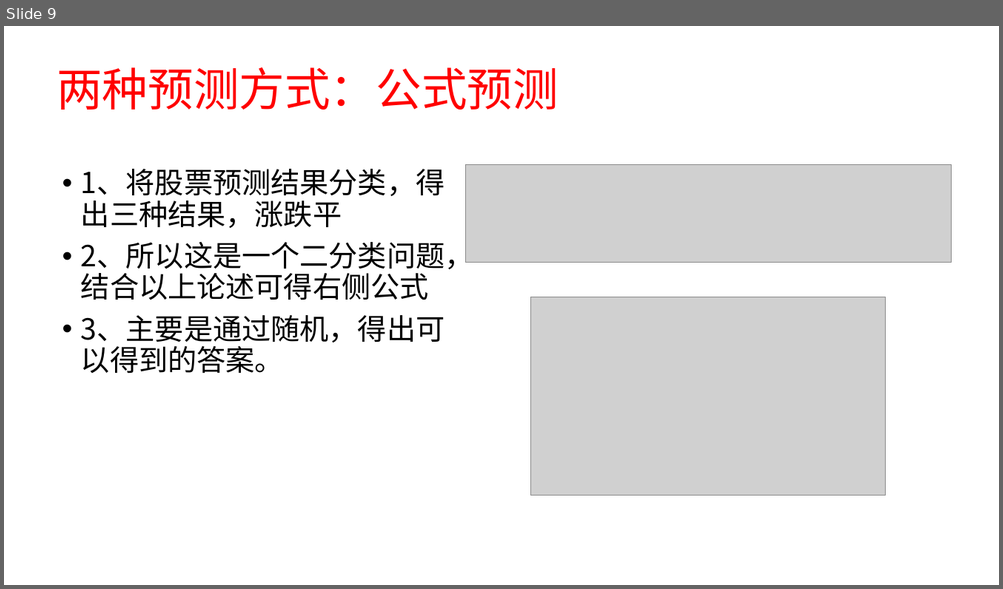
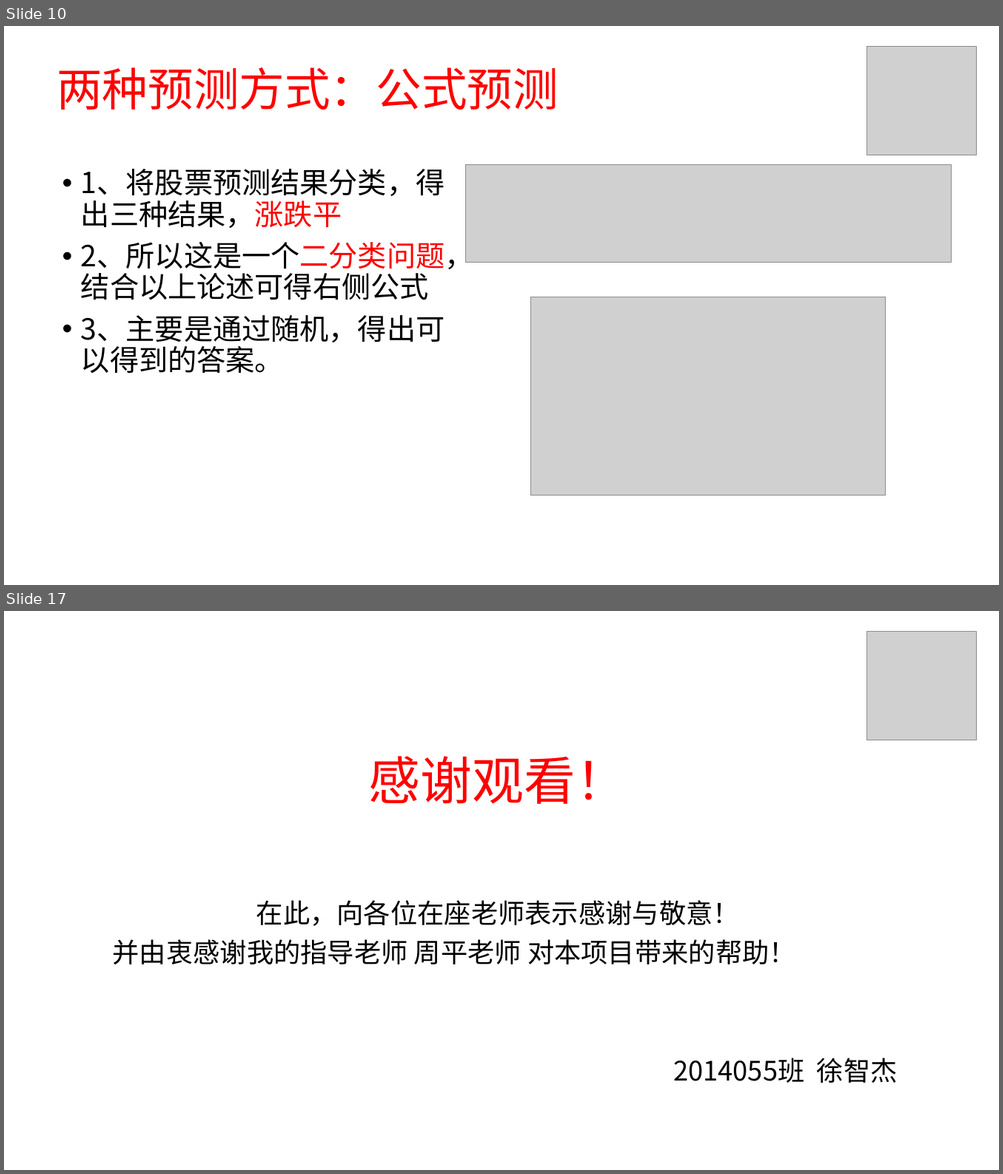
Before and after one commit to xuzj157/StockSyn, a slide deck: doc/股票分析预测系统.pptx. Shown one above the other, each under a label of ours: slide 9 before the commit, slides 10 and 17 after it; the slides between them are not shown. The pictures are 1003x589 and 1003x1174 pixels, drawn with LibreOffice and Linux fonts; fonts in the diff are those of the drawing; grey boxes stand for pictures. Boxes give left, top, right and bottom in pixels: in the first picture for what was removed or moved away, otherwise in the second. Text is boxed around its words. In the diff, an @@ line names an element or a change of style, - is before the commit and + after.

```diff
--- a/doc/股票分析预测系统.pptx
+++ b/doc/股票分析预测系统.pptx
@@ slide 17 added at bbox=[4, 611, 999, 1170], background #FFFFFF @@
@@ picture added at bbox=[867, 631, 977, 740] @@
@@ text added at bbox=[113, 756, 897, 1083], 25.9 pt, text #000000 @@
+感谢观看！
+在此，向各位在座老师表示感谢与敬意！
+并由衷感谢我的指导老师 周平老师 对本项目带来的帮助！
+2014055班 徐智杰
@@ what was slide 9 is now slide 10 @@
@@ slide 10 changed as well @@
@@ picture added at bbox=[867, 46, 977, 155] @@
@@ text at bbox=[81, 169, 474, 301]: text colour #000000 to #FF0000 in "1、将股票预测结果分类，得出三种结果，涨跌平", "2、所以这是一个二分类问题，结合以上论述可得右侧公式" @@
```
Also in this commit, not shown: 8 other slides changed, 8 other slides added, 1 other file.
